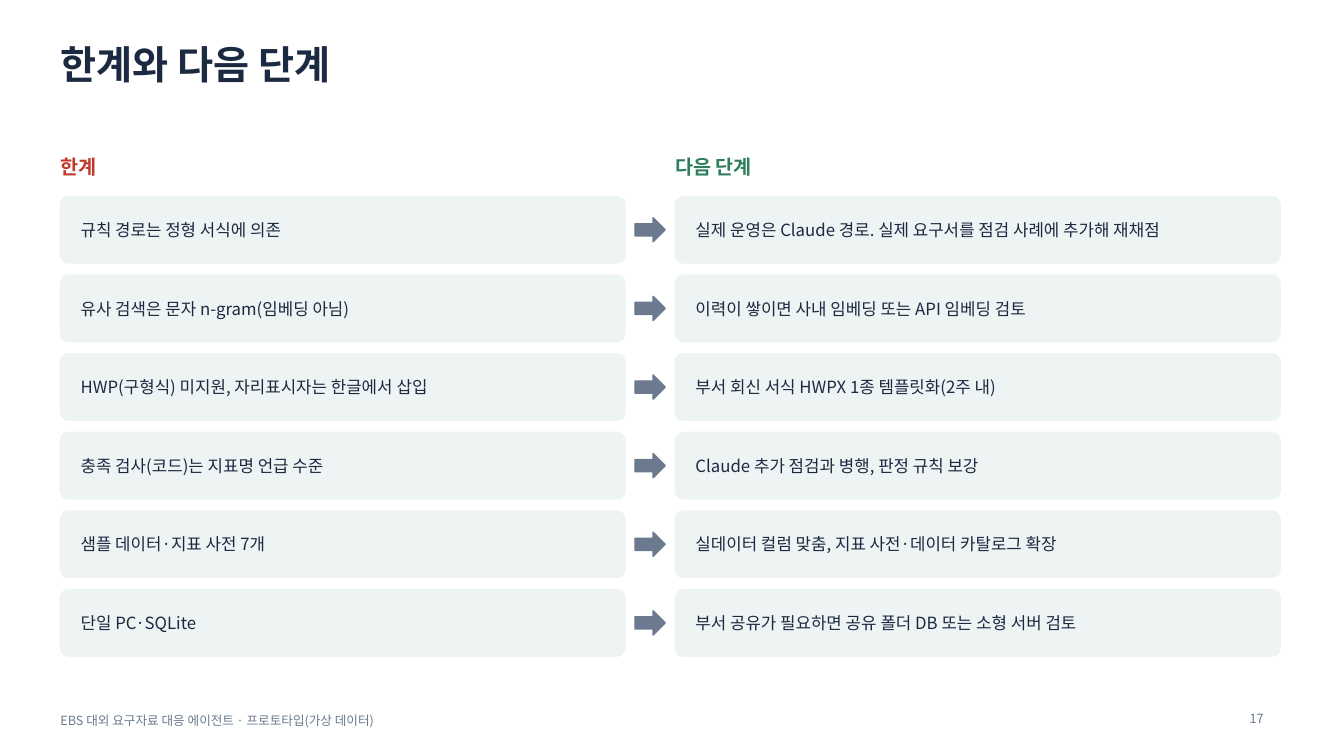
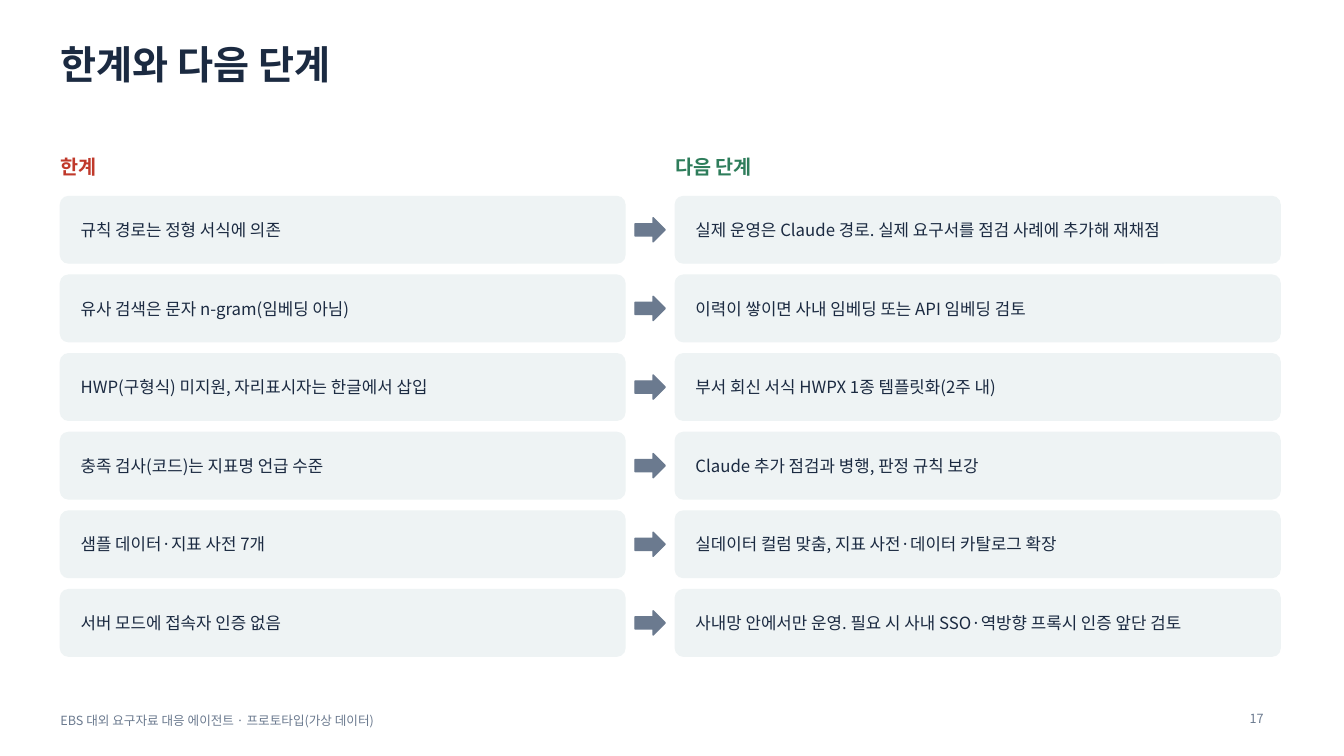
Before and after one commit to lts134/ebsjajucenter, a slide deck: slide 17 of app/docs/발표자료_EBS_요구자료대응에이전트.pptx. Drawn at 1344x756 pixels with LibreOffice and Linux fonts; fonts in the diff are those of the drawing. Boxes give left, top, right and bottom in pixels: in the first picture for what was removed or moved away, otherwise in the second. Text is boxed around its words. In the diff, an @@ line names an element or a change of style, - is before the commit and + after.

```diff
--- a/app/docs/발표자료_EBS_요구자료대응에이전트.pptx
+++ b/app/docs/발표자료_EBS_요구자료대응에이전트.pptx
@@ text at (x1=81, y1=615, x2=281, y2=631): text changed @@
-단일 PC·SQLite
+서버 모드에 접속자 인증 없음
@@ text at (x1=695, y1=615, x2=1181, y2=631): text changed @@
-부서 공유가 필요하면 공유 폴더 DB 또는 소형 서버 검토
+사내망 안에서만 운영. 필요 시 사내 SSO·역방향 프록시 인증 앞단 검토
```
Also in this commit, not shown: 3 other slides changed, 22 other files.
